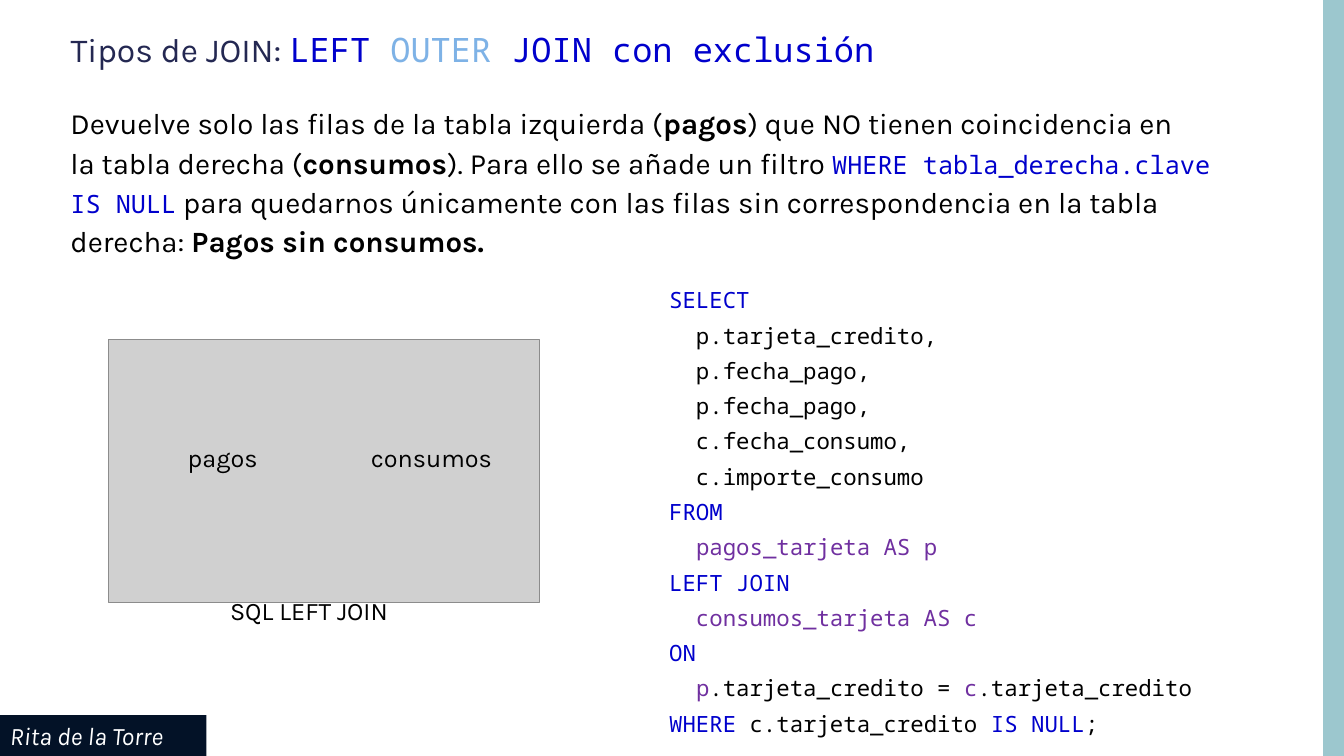
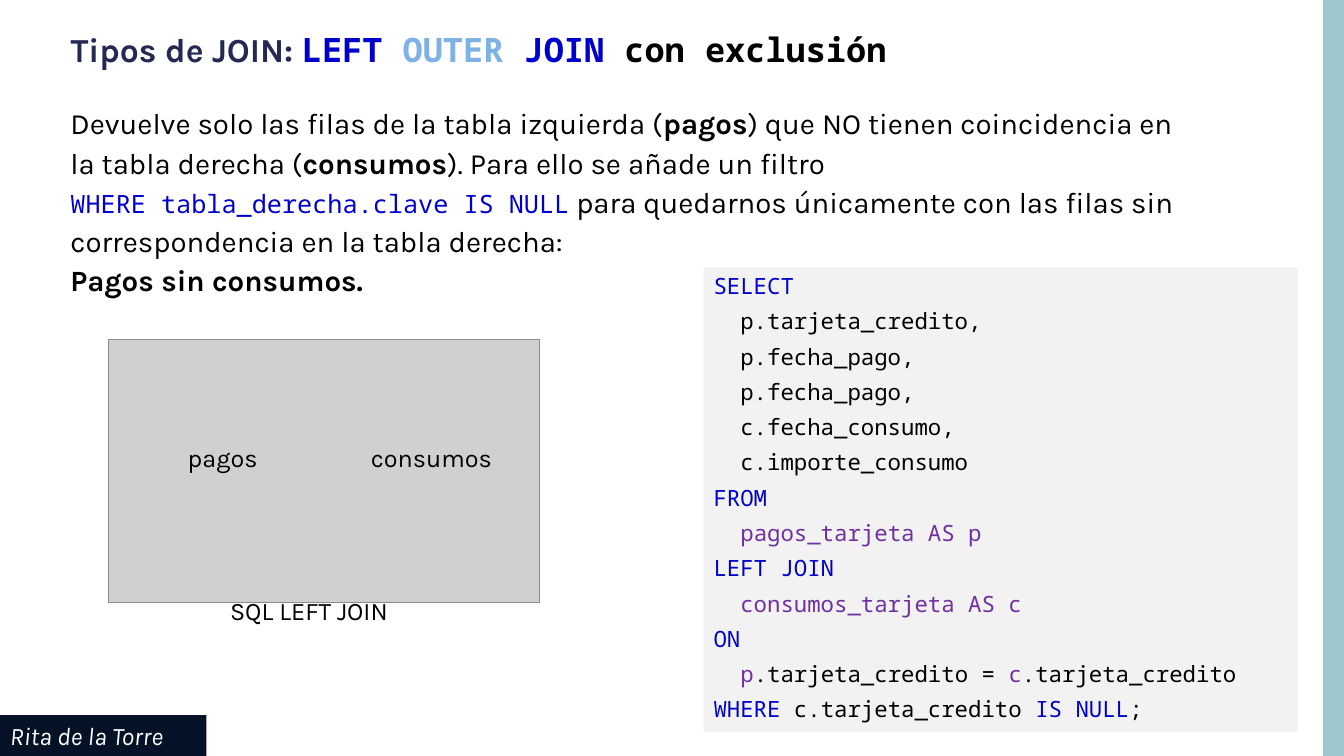
Before and after one commit to contenido-vario/MySQL, a slide deck: slide 8 of uf04/pdf/MySQL_UF04_JOIN.pptx. Drawn at 1344x756 pixels with LibreOffice and Linux fonts; fonts in the diff are those of the drawing; grey boxes stand for pictures; background and template pictures are left out. Boxes give left, top, right and bottom in pixels: in the first picture for what was removed or moved away, otherwise in the second. Text is boxed around its words. In the diff, an @@ line names an element or a change of style, - is before the commit and + after.

```diff
--- a/uf04/pdf/MySQL_UF04_JOIN.pptx
+++ b/uf04/pdf/MySQL_UF04_JOIN.pptx
@@ title "Tipos de JOIN: LEFT OUTER ..." at bbox=[71, 36, 887, 70]: text colour #0000CC to #000000 in "con exclusión"; letter outline #000000 0.75 pt to none, bold on @@
@@ text "Devuelve solo las filas de ..." rewrapped from bbox=[70, 113, 1210, 259] to bbox=[70, 113, 1173, 298] @@
@@ rectangle "SELECT": place and size @@
-rectangle "SELECT" at bbox=[669, 291, 1192, 737]
+rectangle "SELECT" at bbox=[704, 267, 1298, 732]
@@ rectangle "SELECT" at bbox=[704, 267, 1298, 732]: fill none to #F2F2F2 @@
```
Also in this commit, not shown: 10 other slides changed, 1 slide added, 1 slide removed.
